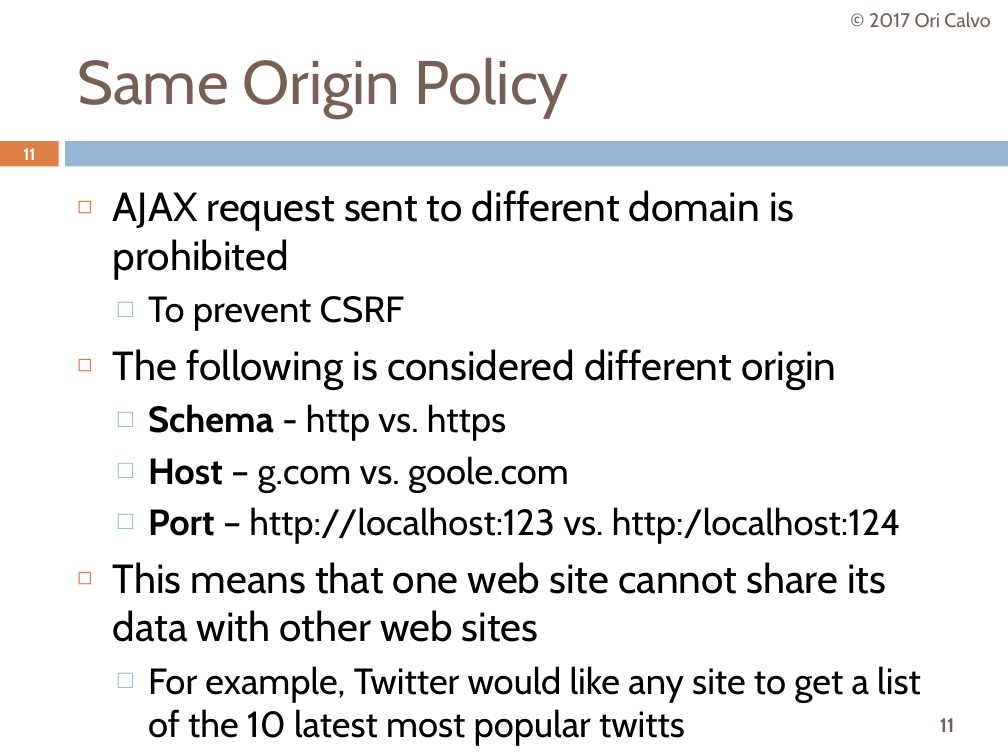
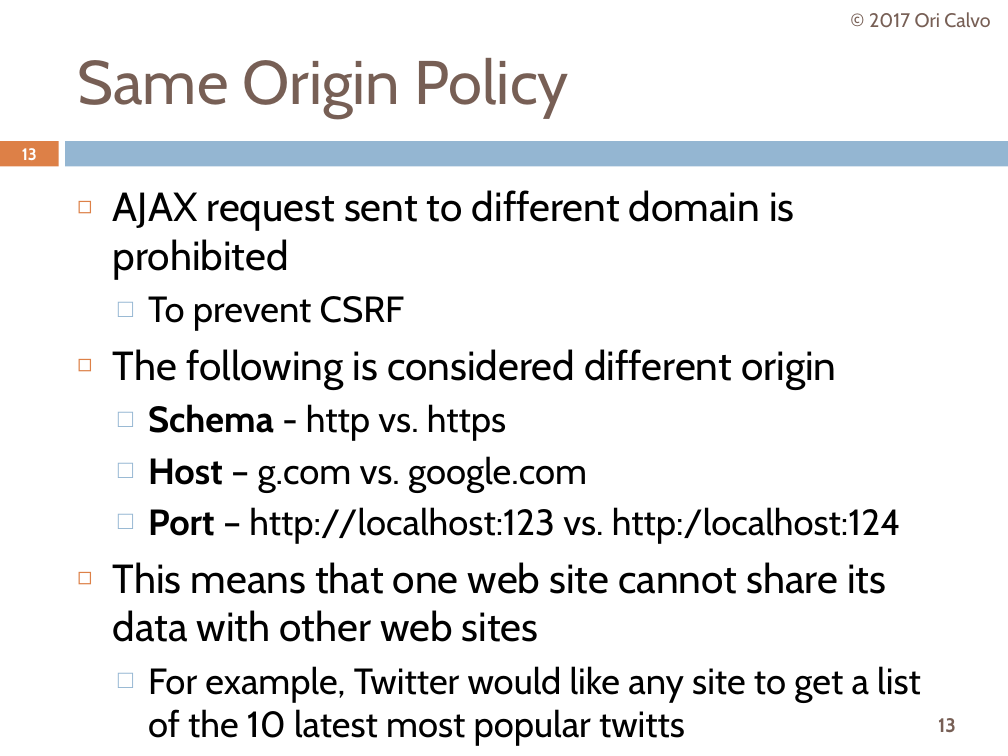
Before and after one commit to oricalvo/course-zap-2017-07, a slide deck: slide 13 of PPTs/02 CSRF & Friends.pptx (slide 11 before the commit). Drawn at 1008x756 pixels with LibreOffice and Linux fonts; fonts in the diff are those of the drawing; background and template pictures are left out. Boxes give left, top, right and bottom in pixels: in the first picture for what was removed or moved away, otherwise in the second. Text is boxed around its words. In the diff, an @@ line names an element or a change of style, - is before the commit and + after.

```diff
--- a/PPTs/02 CSRF & Friends.pptx
+++ b/PPTs/02 CSRF & Friends.pptx
@@ page number at (22, 148, 37, 160): text changed @@
-11
+13
@@ text at (148, 456, 587, 492): text changed @@
-  □ Host – g.com vs. goole.com
+  □ Host – g.com vs. google.com
@@ page number at (938, 718, 956, 733): text changed @@
-11
+13
```
Also in this commit, not shown: 4 other slides changed, 2 slides added, 44 other files.
